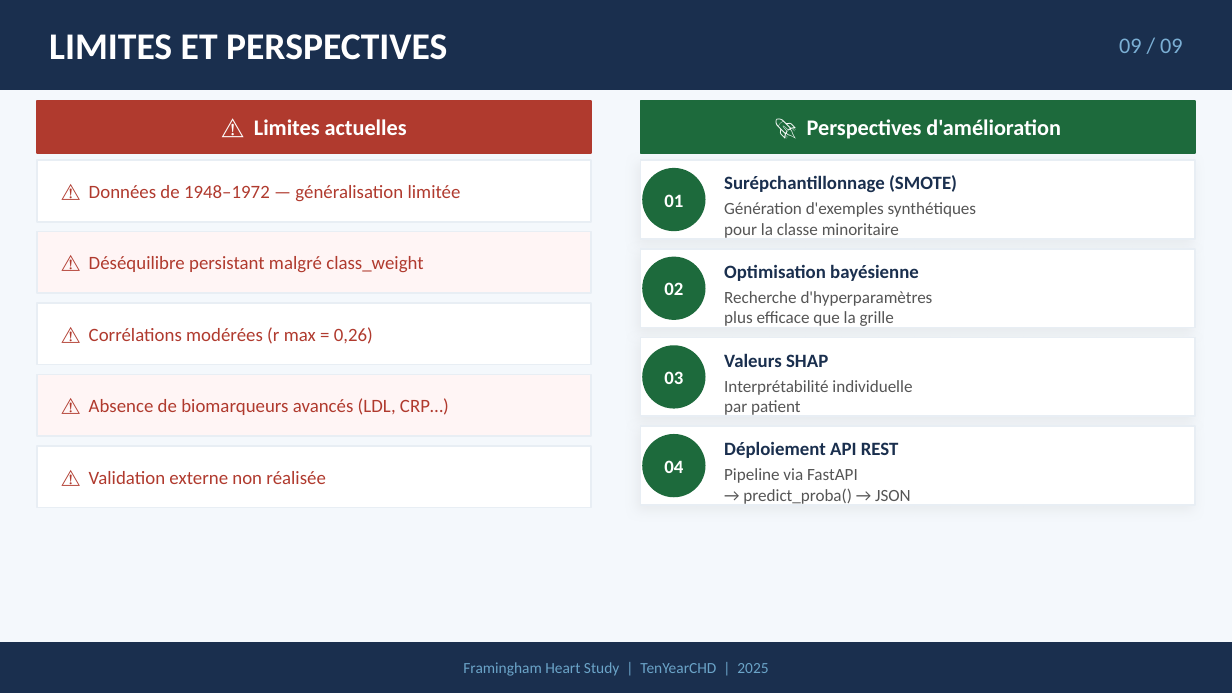
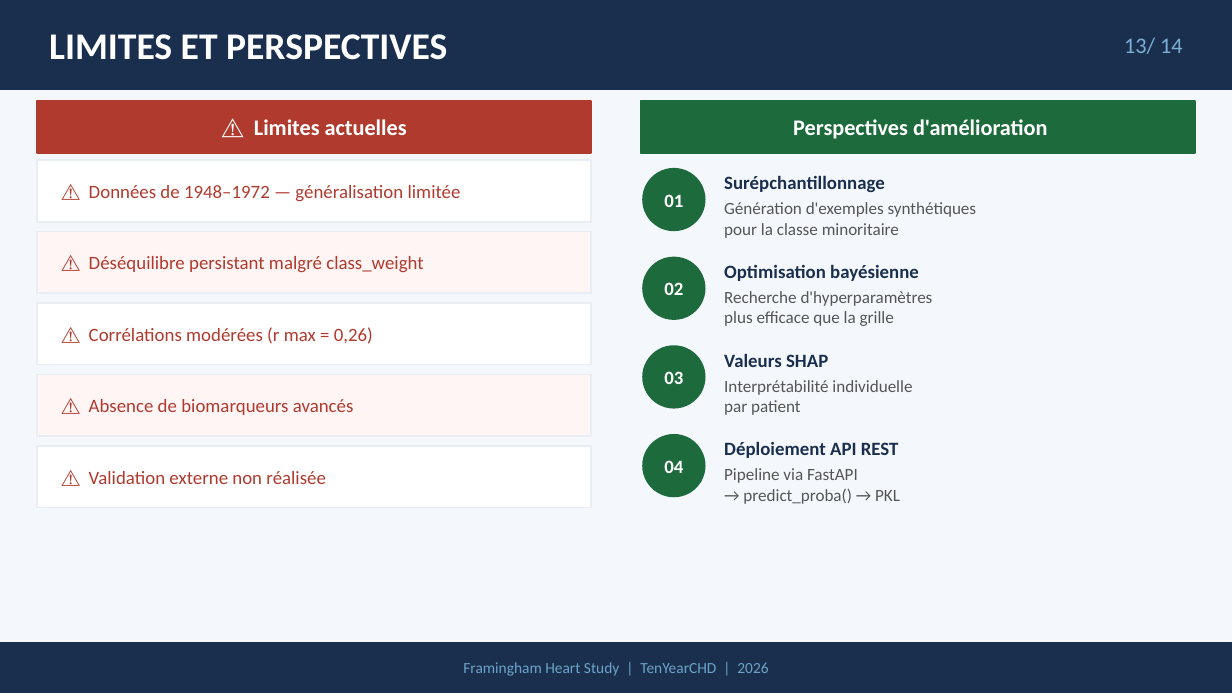
Before and after one commit to daril-dielh/Maladie-Coronarienne-10-ans, a slide deck: slide 13 of presentation/presentation.pptx. Drawn at 1232x693 pixels with LibreOffice and Linux fonts; fonts in the diff are those of the drawing. Boxes give left, top, right and bottom in pixels: in the first picture for what was removed or moved away, otherwise in the second. Text is boxed around its words. In the diff, an @@ line names an element or a change of style, - is before the commit and + after.

```diff
--- a/presentation/presentation.pptx
+++ b/presentation/presentation.pptx
@@ text at [1124, 37, 1183, 54]: text changed @@
-09 / 09
+13/ 14
@@ text at [793, 119, 1047, 139]: text changed @@
-🚀 Perspectives d'amélioration
+Perspectives d'amélioration
@@ rectangle removed at [641, 160, 1195, 239] @@
@@ text at [724, 175, 885, 192]: text changed @@
-Surépchantillonnage (SMOTE)
+Surépchantillonnage
@@ text at [89, 399, 354, 415]: text changed @@
-⚠ Absence de biomarqueurs avancés (LDL, CRP…)
+⚠ Absence de biomarqueurs avancés
@@ rectangle removed at [641, 426, 1195, 505] @@
@@ text at [743, 488, 900, 504]: text changed @@
-→ predict_proba() → JSON
+→ predict_proba() → PKL
@@ text at [463, 662, 768, 676]: text changed @@
-Framingham Heart Study | TenYearCHD | 2025
+Framingham Heart Study | TenYearCHD | 2026
```
Also in this commit, not shown: 13 other slides changed, 12 other files.
